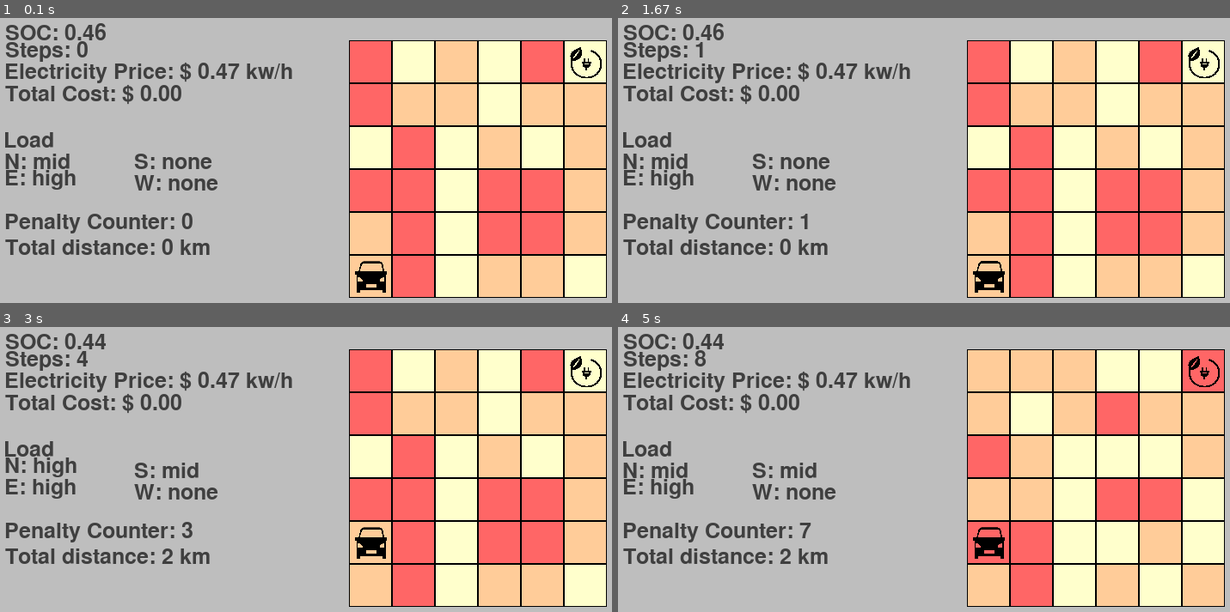
Above: before the commit, frames 1-4 (two rows, left to right).
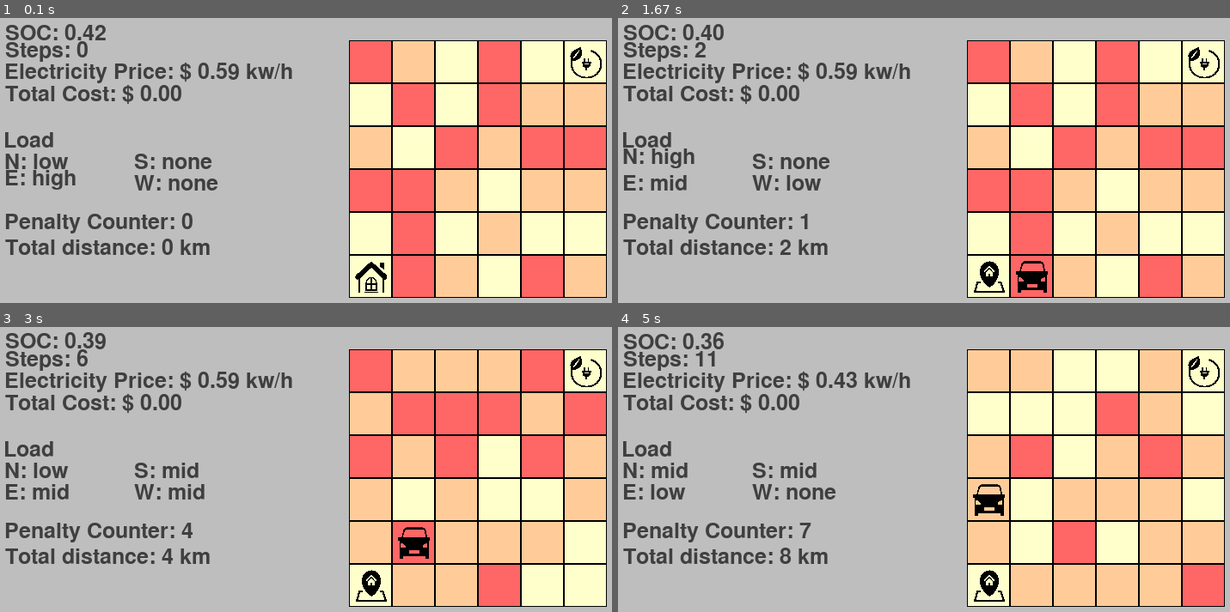
Above: after the commit, the same moments.

Repository: paulsilvap/car_pygame_env
Game: pygame game, started from pygame_env.py
The game is run twice, just before and just after one commit, with the same random seed, the same clock (stepped at 60 frames per second) and the same inputs.
Inputs:
- Up to frame 1 (0.1 s): no input
- Up to frame 2 (1.67 s): hold Right 0.33-0.8 s; tap C at 0.83 s
- Up to frame 3 (3 s): tap C at 1.83, 2.57, 2.87 s; hold Up 2.17-2.47 s
- Up to frame 4 (5 s): hold Left 3-3.53 s; tap C at 3.63, 4.05, 4.8 s; hold Left 3.9-4.3 s; hold Up 4.33-4.7 s

The runs differ from the first frame. In frame 1, 25% of the frame differs, in the area x 5-100%, y 1-98%; in frame 2, 26%; in frame 3, 27%, in the area x 0-100%, y 1-98%; in frame 4, 23%.

Commit message:
Add start and finish point and winning condition

Diff:
--- a/pygame_env.py
+++ b/pygame_env.py
@@ -2,8 +2,6 @@
 from pygame.constants import K_LEFT, K_RIGHT
 import pygame.freetype
 from sys import exit
-import random
-from pygame.sprite import Group
 from scipy.stats import truncnorm
 import numpy as np
 
@@ -45,13 +43,16 @@
     for x in range(block_size, GRID_WIDTH-block_size, block_size):
         for y in range(block_size, GRID_HEIGHT-block_size, block_size):
             rect = pygame.Rect(x, y, block_size, block_size)
-            index = random.randint(0,2)
+            index = int(truncatedNormalDistribution(0,2,1,1,1))
+            if (y == GRID_HEIGHT-block_size*2 and x == block_size) or (x == GRID_WIDTH-block_size*2 and y == block_size):
+                index = 0
             grids.append([rect, index])
             pygame.draw.rect(screen, COLORS[index], rect)
 
 def updateLoad():
     for i in range(len(grids)):
-        grids[i][1] = random.randint(0,2)
+        grids[i][1] = int(truncatedNormalDistribution(0,2,1,1,1))
+    grids[GRID_DIMENSION-1][1] = grids[GRID_DIMENSION*(GRID_DIMENSION-1)][1] = 0
 
 def getPosition(center, block_size, dim):
     x, y = center
@@ -122,13 +123,21 @@
 # Green charging icon taken from: https://uxwing.com/green-energy-icon/
 charging_surface = pygame.image.load('green-energy.png').convert_alpha()
 charging_surface = pygame.transform.scale(charging_surface,(int(BLOCK_SIZE*0.75), int(BLOCK_SIZE*0.75)))
+# House icon taken from: https://uxwing.com/home-address-icon/
+house_surface = pygame.image.load('home.png').convert_alpha()
+house_surface = pygame.transform.scale(house_surface,(int(BLOCK_SIZE*0.75), int(BLOCK_SIZE*0.75)))
+# Car in home icon taken https://uxwing.com/house-window-icon/
+in_house_surface = pygame.image.load('house.png').convert_alpha()
+in_house_surface = pygame.transform.scale(in_house_surface,(int(BLOCK_SIZE*0.75), int(BLOCK_SIZE*0.75)))
 
 subsurface2.fill('Gray')
 drawGrid(subsurface2, BLOCK_SIZE)
 car_rect = car_surface.get_rect(center = grids[GRID_DIMENSION-1][0].center)
 charger_rect = charger_surface.get_rect(center = grids[GRID_DIMENSION*(GRID_DIMENSION-1)][0].center)
 charging_rect = charging_surface.get_rect(center = grids[GRID_DIMENSION*(GRID_DIMENSION-1)][0].center)
-bat = truncatedNormalDistribution(5, 15, 10, 1, 1)
+house_rect = house_surface.get_rect(center = grids[GRID_DIMENSION-1][0].center)
+in_house_rect = in_house_surface.get_rect(center = grids[GRID_DIMENSION-1][0].center)
+init_bat = bat = truncatedNormalDistribution(5, 15, 10, 1, 1)
 price = truncatedNormalDistribution(0.40, 0.90, 0.50, 0.10, 0.01)
 car_pos = getPosition(car_rect.center,BLOCK_SIZE, GRID_DIMENSION)
 
@@ -185,7 +194,7 @@
                     for (rect, index) in grids:
                         pygame.draw.rect(subsurface2, COLORS[index], rect)
                     game_active = True
-                    bat = truncatedNormalDistribution(5, 15, 10, 1, 1)
+                    init_bat = bat = truncatedNormalDistribution(5, 15, 10, 1, 1)
                     steps = 0
                     car_rect.center = grids[GRID_DIMENSION-1][0].center
 
@@ -208,17 +217,25 @@
         drawString(test_font,f'Penalty Counter: {penalties}', subsurface1, (BLOCK_SIZE, BLOCK_SIZE*11/2), (63,63,63))
         drawString(test_font,f'Total distance: {traveled_distance} km', subsurface1, (BLOCK_SIZE, BLOCK_SIZE*6), (63,63,63))
 
-        screen.blit(subsurface1, (0,0))
-        screen.blit(subsurface2, (GRID_WIDTH,0))
-
         if car_rect.center != charger_rect.center:
             subsurface2.blit(charger_surface, charger_rect)
         if car_rect.center == charger_rect.center and charging:
+            subsurface2.blit(house_surface, house_rect)
             subsurface2.blit(charging_surface, charging_rect)
+        elif car_rect.center == house_rect.center:
+            subsurface2.blit(in_house_surface, house_rect)
         else:
+            subsurface2.blit(house_surface, house_rect)
             subsurface2.blit(car_surface,car_rect)
-        if (bat <= 0 and car_rect.center != charger_rect.center) or steps == 240:
+        if (bat <= 0 and car_rect.center != charger_rect.center) or steps == 240 or (bat > init_bat and car_rect.center == in_house_rect.center):
+            if (bat > init_bat and car_rect.center == in_house_rect.center):
+                drawString(test_font,f'You won!!', subsurface1, (BLOCK_SIZE, BLOCK_SIZE*7), (0,0,200))
+            else:
+                drawString(test_font,f'You lost!!', subsurface1, (BLOCK_SIZE, BLOCK_SIZE*7), (200,0,0))
             game_active = False
+
+        screen.blit(subsurface1, (0,0))
+        screen.blit(subsurface2, (GRID_WIDTH,0))
     else:
         screen.blit(subsurface2, (GRID_WIDTH,0))
 
Binary file added: home.png
Binary file added: house.png
